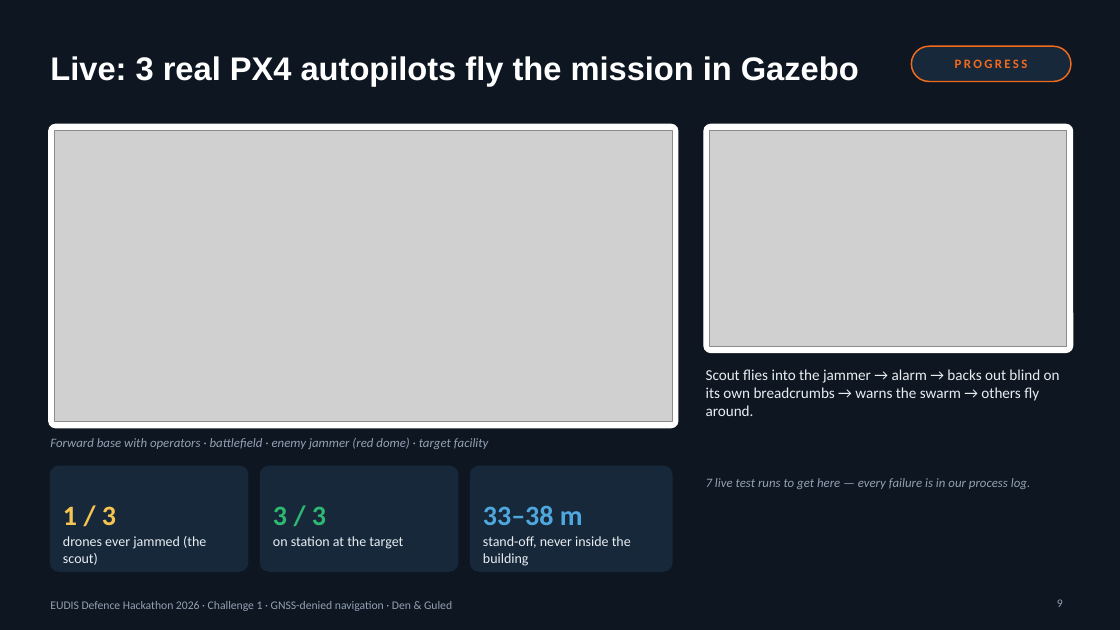
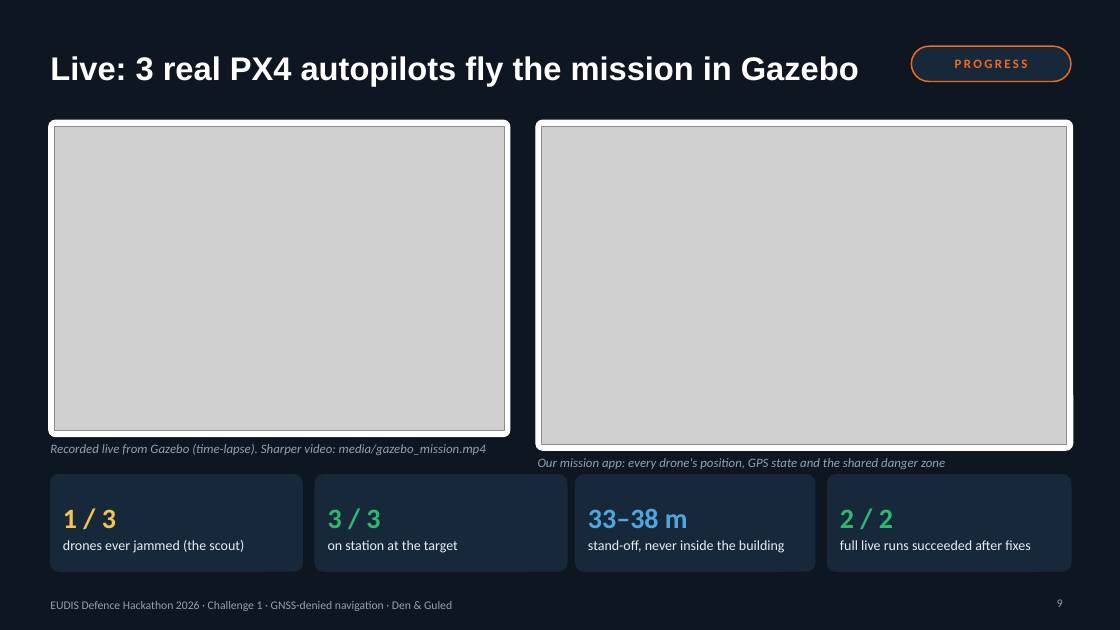
Before and after one commit to Mattheuszu/eudis-challenge1, a slide deck: slide 9 of pitch/GPS_Under_Attack_pitch.pptx. Drawn at 1120x630 pixels with LibreOffice and Linux fonts; fonts in the diff are those of the drawing; grey boxes stand for pictures. Boxes give left, top, right and bottom in pixels: in the first picture for what was removed or moved away, otherwise in the second. Text is boxed around its words. In the diff, an @@ line names an element or a change of style, - is before the commit and + after.

```diff
--- a/pitch/GPS_Under_Attack_pitch.pptx
+++ b/pitch/GPS_Under_Attack_pitch.pptx
@@ rounded rectangle: place and size @@
-rounded rectangle at <box>49,124,678,428</box>
+rounded rectangle at <box>49,120,510,437</box>
@@ picture: place and size @@
-picture at <box>55,130,672,422</box>
+picture at <box>55,126,504,431</box>
@@ rounded rectangle: place and size @@
-rounded rectangle at <box>704,124,1073,353</box>
+rounded rectangle at <box>536,120,1073,450</box>
@@ picture: place and size @@
-picture at <box>710,130,1067,347</box>
+picture at <box>542,126,1067,444</box>
@@ text removed at <box>706,369,1060,416</box> @@
-Scout flies into the jammer → alarm → backs out blind on its own breadcrumbs → warns the swarm → others fly around.
@@ text at <box>50,444,486,455</box>: text changed @@
-Forward base with operators · battlefield · enemy jammer (red dome) · target facility
+Recorded live from Gazebo (time-lapse). Sharper video: media/gazebo_mission.mp4
@@ rounded rectangle: place and size @@
-rounded rectangle at <box>50,466,248,571</box>
+rounded rectangle at <box>50,475,302,571</box>
@@ rounded rectangle: place and size @@
-rounded rectangle at <box>260,466,458,571</box>
+rounded rectangle at <box>315,475,567,571</box>
@@ text added at <box>538,458,945,469</box>, 11 pt, text #93A1B3, italic @@
+Our mission app: every drone's position, GPS state and the shared danger zone
@@ proportions changed in 5 elements at <box>49,120,510,437</box>, <box>536,120,1073,450</box>, <box>50,475,302,571</box>, <box>315,475,567,571</box>, <box>576,475,815,571</box> @@
@@ rounded rectangle: place and size @@
-rounded rectangle at <box>471,466,672,571</box>
+rounded rectangle at <box>576,475,815,571</box>
@@ text removed at <box>706,478,1030,489</box> @@
-7 live test runs to get here — every failure is in our process log.
@@ rounded rectangle added at <box>828,475,1071,571</box>, fill #17283A, outline #17283A 1 pt @@
@@ text "3 / 3": place and size @@
-text "3 / 3" at <box>273,506,326,525</box>
+text "3 / 3" at <box>328,509,380,528</box>
@@ text "33–38 m": place and size @@
-text "33–38 m" at <box>483,505,583,525</box>
+text "33–38 m" at <box>588,508,688,528</box>
@@ text added at <box>840,509,893,528</box>, 24 pt, text #2EB872, bold @@
+2 / 2
@@ text "drones ever jammed (the scout)" rewrapped from <box>63,536,206,565</box> to <box>63,540,244,553</box> @@
@@ text "on station at the target": place and size @@
-text "on station at the target" at <box>273,536,403,549</box>
+text "on station at the target" at <box>328,540,458,553</box>
@@ text "stand-off, never inside the building" rewrapped from <box>483,536,631,566</box> to <box>588,540,785,553</box> @@
@@ text added at <box>840,540,1031,550</box>, 12 pt, text #E8EDF2 @@
+full live runs succeeded after fixes
```
Also in this commit, not shown: 1 other slide changed, 11 other files.
